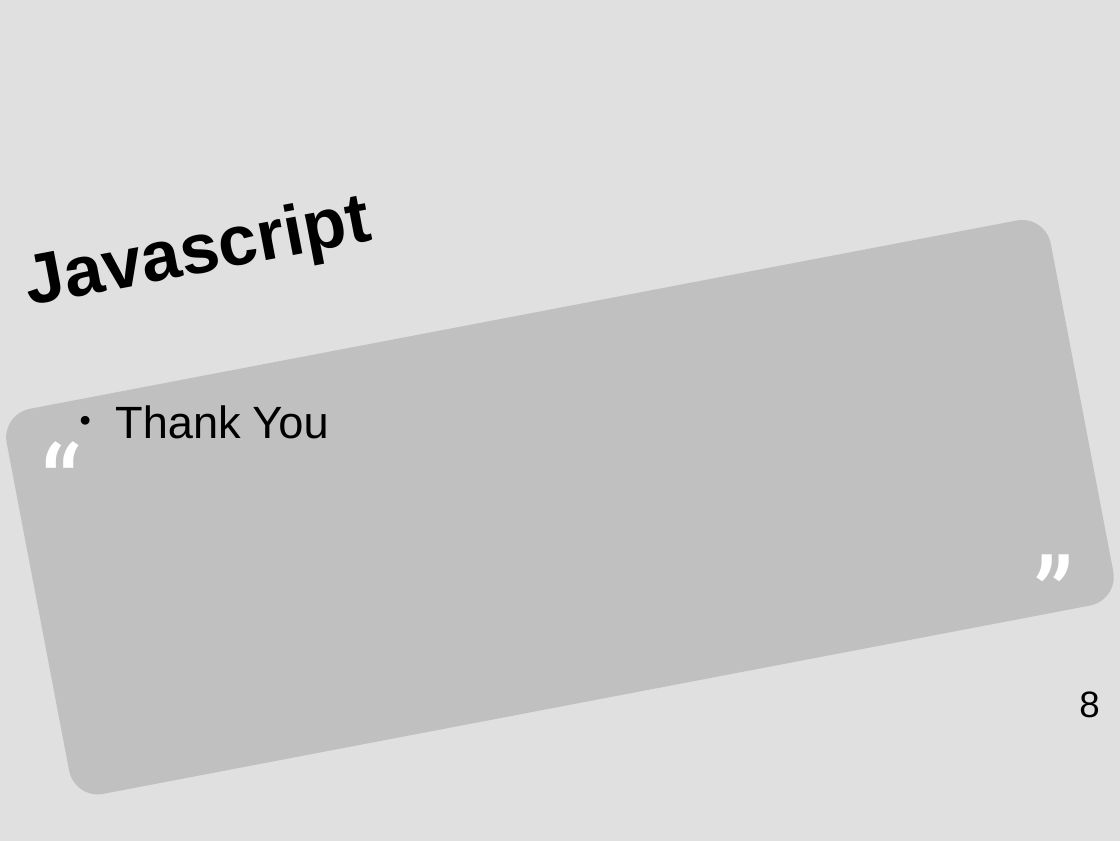
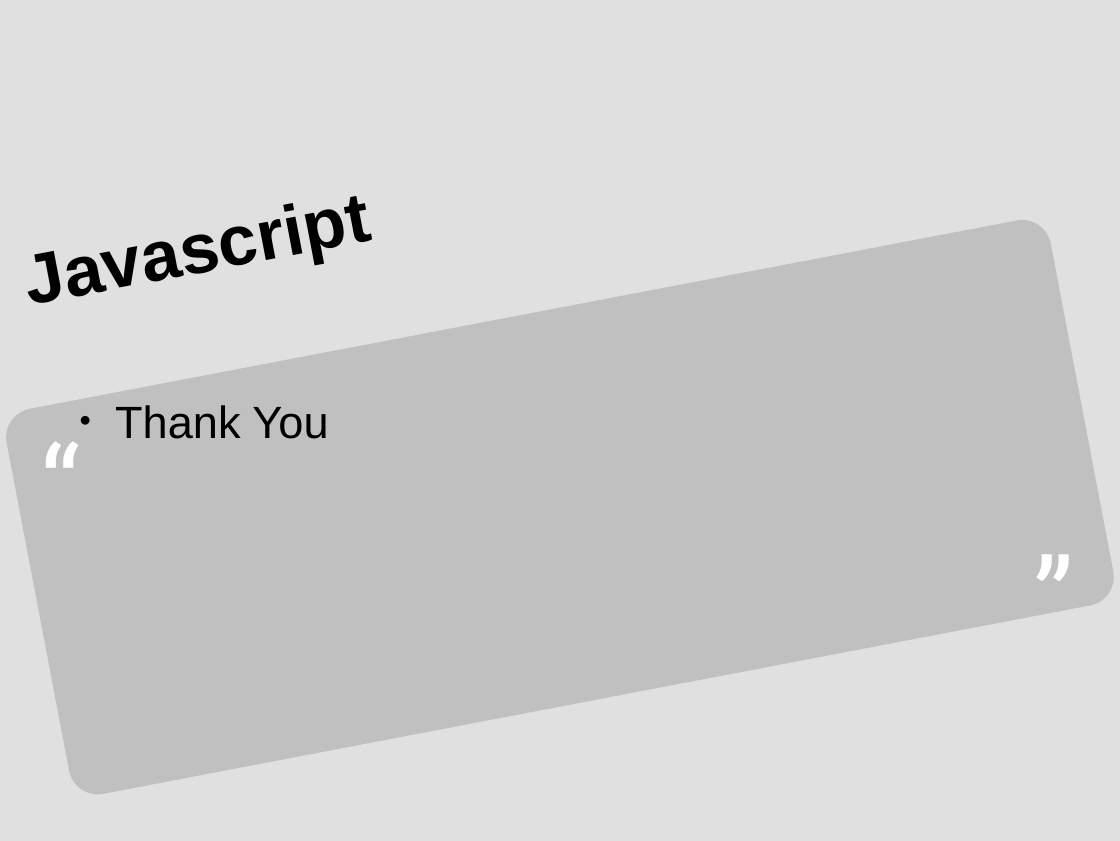
Before and after one commit to rajeshchauhan23102008/documents, a slide deck: slide 12 of src/courses/Javascript - Progress Theme.odp (slide 8 before the commit). Drawn at 1120x841 pixels with LibreOffice and Linux fonts; fonts in the diff are those of the drawing. Boxes give left, top, right and bottom in pixels: in the first picture for what was removed or moved away, otherwise in the second. Text is boxed around its words. In the diff, an @@ line names an element or a change of style, - is before the commit and + after.

```diff
--- a/src/courses/Javascript - Progress Theme.odp
+++ b/src/courses/Javascript - Progress Theme.odp
@@ page number removed at [1079,691,1099,718] @@
-8
```
Also in this commit, not shown: 6 other slides changed, 4 slides added, 16 other files.
